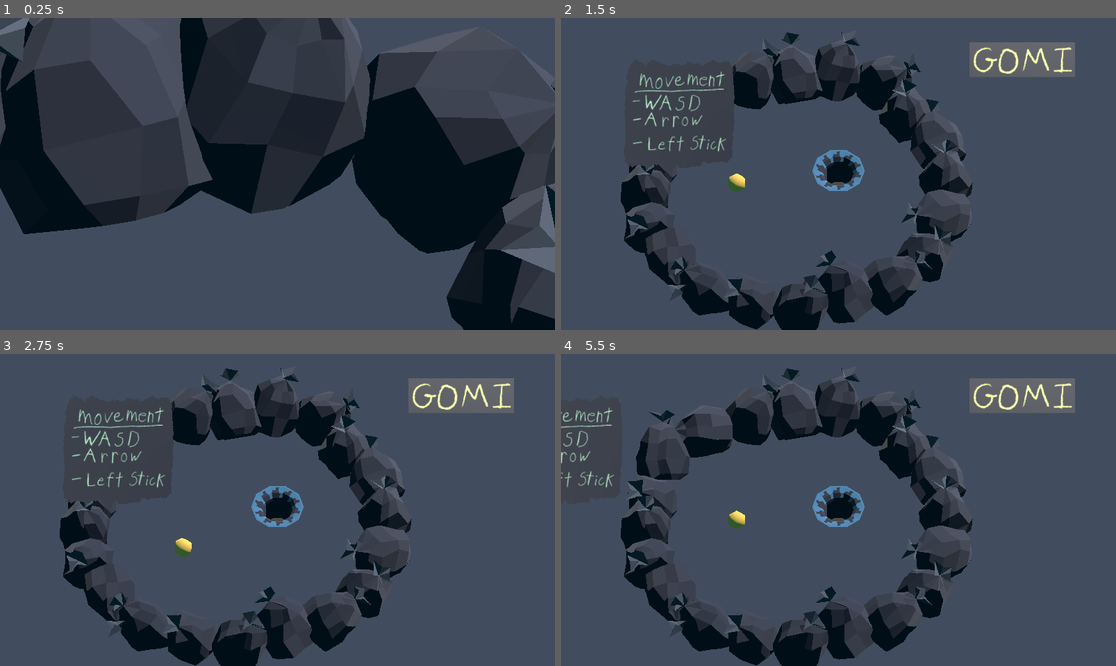
Above: before the commit, frames 1-4 (two rows, left to right).
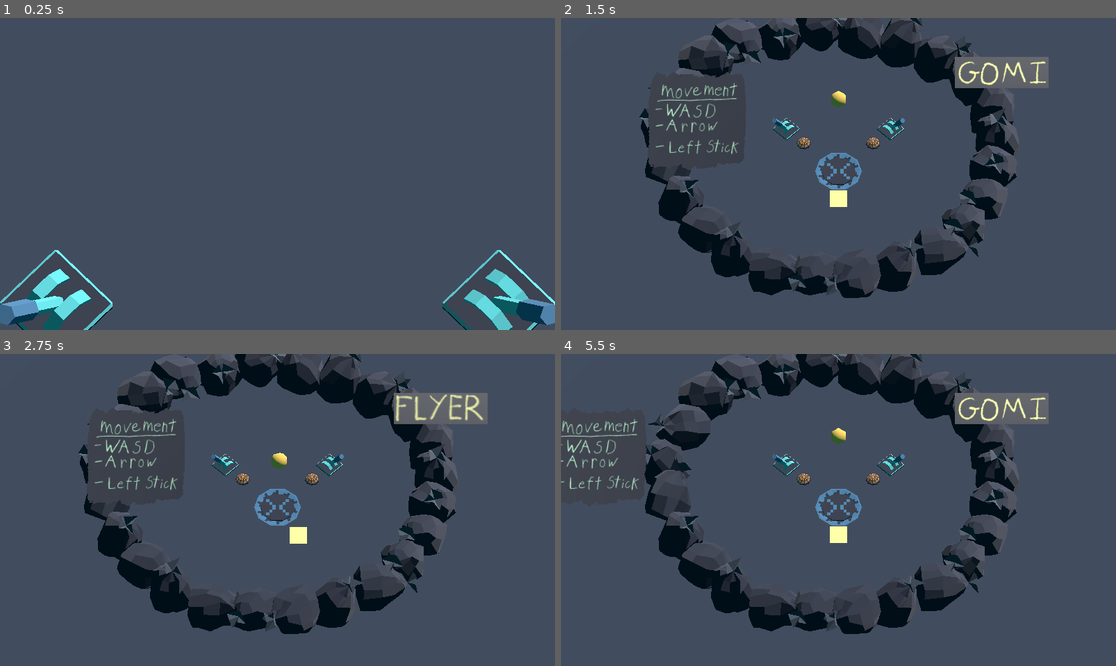
Above: after the commit, the same moments.

Repository: Wake1st/GomiMoni
Game: Godot game, scene res://testing/stages/test_level_container.tscn
Two runs of this game, one before a commit and one after it. Both use one fixed random seed, a clock stepped at 60 frames per second and the inputs below. This scene is started directly instead of the project's main scene.
Inputs (mouse positions are in pixels of both pictures, inside the frame that each line leads up to):
- Up to frame 1 (0.25 s): no input
- Up to frame 2 (1.5 s): tap Enter (ui_accept) at 0.5, 0.77, 0.8, 1.07, 1.35 s; move the mouse to (960, 158) at 0.52 s; hold Right (ui_right) 0.53-1.28 s; hold 2 0.53-1.28 s; click (960, 158) at 0.67 s; move the mouse to (727, 189) at 1.27 s; hold Down (ui_down) from 1.28 s (still down)
- Up to frame 3 (2.75 s): tap Enter (ui_accept) at 1.52, 1.82, 2 s; tap 2 at 1.55 s; move the mouse to (333, 441) at 2.02 s; release Down (ui_down) at 2.03 s; hold Right (ui_right) from 2.03 s (still down); hold Enter (ui_accept) from 2.03 s (still down); tap X (swap_character_next) at 2.1 s
- Up to frame 4 (5.5 s): move the mouse to (810, 572) at 2.77 s; release Right (ui_right) at 2.78 s; release Enter (ui_accept) at 2.78 s; hold Up (ui_up) 2.78-3.53 s; tap Z (swap_character_prev) at 2.85 s; click (810, 572) at 2.92 s; tap Enter (ui_accept) at 3.02, 3.32, 3.77, 3.8, 4.07, 4.25, 4.52, 4.82, 5, 5.3 s; tap 2 at 3.05, 4.55 s; move the mouse to (1005, 556) at 3.52 s; hold 2 3.53-4.28 s; hold Left (ui_left) 3.53-5.03 s; move the mouse to (672, 463) at 4.27 s; tap R at 4.35 s; move the mouse to (866, 510) at 5.02 s; hold Down (ui_down) from 5.03 s (still down); hold 1 from 5.03 s (still down); click (866, 510) at 5.17 s

The runs differ from the first frame. In frame 1, 50% of the frame differs, in the area x 0-100%, y 0-100%; in frame 2, 27%; in frame 3, 27%; in frame 4, 29%.

Commit message:
implemented light for visual cue

Diff:
--- a/levels/flyer/flyer_to_switch.tscn
+++ b/levels/flyer/flyer_to_switch.tscn
@@ -8,6 +8,7 @@
 [ext_resource type="PackedScene" uid="uid://bph4np0kwwltn" path="res://mechanics/spawner.tscn" id="6_kti2n"]
 [ext_resource type="PackedScene" uid="uid://bahvg5kmwr68v" path="res://systems/puzzle_system.tscn" id="7_pysvi"]
 [ext_resource type="PackedScene" uid="uid://dxhx1ok7qr7ke" path="res://mechanics/keys/switch.tscn" id="8_hf23h"]
+[ext_resource type="PackedScene" uid="uid://2bvpfjq28i71" path="res://mechanics/light.tscn" id="9_keemi"]
 [ext_resource type="PackedScene" uid="uid://tf6g4raesm3t" path="res://assets/models/trash-bag/trash-bag.glb" id="9_lhtbq"]
 
 [sub_resource type="ConcavePolygonShape3D" id="ConcavePolygonShape3D_hf23h"]
@@ -44,8 +45,12 @@
 lock = NodePath("../Goal/Cover")
 keys = [NodePath("Switch")]
 
-[node name="Switch" parent="PuzzleSystem" instance=ExtResource("8_hf23h")]
+[node name="Switch" parent="PuzzleSystem" node_paths=PackedStringArray("light") instance=ExtResource("8_hf23h")]
 transform = Transform3D(-4.37114e-08, 0, -1, 0, 1, 0, 1, 0, -4.37114e-08, 0, 0, -4)
+light = NodePath("Light")
+
+[node name="Light" parent="PuzzleSystem/Switch" instance=ExtResource("9_keemi")]
+transform = Transform3D(1, 0, 0, 0, 1, 0, 0, 0, 1, 1.26978, 0, -5.5504e-08)
 
 [node name="Walls" type="Node3D" parent="."]
 transform = Transform3D(1, 0, 0, 0, 1, 0, 0, 0, 1, -0.272558, 0, -0.0703551)
--- a/levels/flyer/which_switch.tscn
+++ b/levels/flyer/which_switch.tscn
@@ -8,6 +8,7 @@
 [ext_resource type="PackedScene" uid="uid://bph4np0kwwltn" path="res://mechanics/spawner.tscn" id="5_afhbg"]
 [ext_resource type="PackedScene" uid="uid://bahvg5kmwr68v" path="res://systems/puzzle_system.tscn" id="6_dc3y2"]
 [ext_resource type="PackedScene" uid="uid://dxhx1ok7qr7ke" path="res://mechanics/keys/switch.tscn" id="8_dmpbc"]
+[ext_resource type="PackedScene" uid="uid://2bvpfjq28i71" path="res://mechanics/light.tscn" id="9_afhbg"]
 [ext_resource type="PackedScene" uid="uid://tf6g4raesm3t" path="res://assets/models/trash-bag/trash-bag.glb" id="9_dmpbc"]
 
 [sub_resource type="ConcavePolygonShape3D" id="ConcavePolygonShape3D_1yd0v"]
@@ -45,11 +46,19 @@
 lock = NodePath("../Goal/Cover")
 keys = [NodePath("Switch1"), NodePath("Switch2")]
 
-[node name="Switch1" parent="PuzzleSystem" instance=ExtResource("8_dmpbc")]
+[node name="Switch1" parent="PuzzleSystem" node_paths=PackedStringArray("light") instance=ExtResource("8_dmpbc")]
 transform = Transform3D(0.707107, 0, -0.707107, 0, 1, 0, 0.707107, 0, 0.707107, -3, 0, -3)
+light = NodePath("Light")
 
-[node name="Switch2" parent="PuzzleSystem" instance=ExtResource("8_dmpbc")]
+[node name="Light" parent="PuzzleSystem/Switch1" instance=ExtResource("9_afhbg")]
+transform = Transform3D(1, 0, 0, 0, 1, 0, 0, 0, 1, 1.41421, 0, 0)
+
+[node name="Switch2" parent="PuzzleSystem" node_paths=PackedStringArray("light") instance=ExtResource("8_dmpbc")]
 transform = Transform3D(0.707107, 0, 0.707107, 0, 1, 0, -0.707107, 0, 0.707107, 3, 0, -3)
+light = NodePath("Light")
+
+[node name="Light" parent="PuzzleSystem/Switch2" instance=ExtResource("9_afhbg")]
+transform = Transform3D(1, 0, 0, 0, 1, 0, 0, 0, 1, -1.41421, 0, 0)
 
 [node name="Walls" type="Node3D" parent="."]
 transform = Transform3D(1, 0, 0, 0, 1, 0, 0, 0, 1, -2.09669, 0, 1.7083)
--- a/levels/heavy/heavy_to_basket.tscn
+++ b/levels/heavy/heavy_to_basket.tscn
@@ -9,6 +9,7 @@
 [ext_resource type="PackedScene" uid="uid://3bbbx17m4iuh" path="res://mechanics/keys/basket.tscn" id="7_vkxr1"]
 [ext_resource type="PackedScene" uid="uid://bahvg5kmwr68v" path="res://systems/puzzle_system.tscn" id="8_knpra"]
 [ext_resource type="PackedScene" uid="uid://tf6g4raesm3t" path="res://assets/models/trash-bag/trash-bag.glb" id="9_3wl6h"]
+[ext_resource type="PackedScene" uid="uid://2bvpfjq28i71" path="res://mechanics/light.tscn" id="9_k5q28"]
 
 [sub_resource type="BoxMesh" id="BoxMesh_knpra"]
 size = Vector3(3.74, 2, 3.74)
@@ -53,8 +54,12 @@
 lock = NodePath("../Goal/Cover")
 keys = [NodePath("Basket")]
 
-[node name="Basket" parent="PuzzleSystem" instance=ExtResource("7_vkxr1")]
+[node name="Basket" parent="PuzzleSystem" node_paths=PackedStringArray("light") instance=ExtResource("7_vkxr1")]
 transform = Transform3D(1, 0, 0, 0, 1, 0, 0, 0, 1, 7, 0, 0)
+light = NodePath("Light")
+
+[node name="Light" parent="PuzzleSystem/Basket" instance=ExtResource("9_k5q28")]
+transform = Transform3D(1, 0, 0, 0, 1, 0, 0, 0, 1, 0, 0, 3)
 
 [node name="Walls" type="Node3D" parent="."]
 transform = Transform3D(1, 0, 0, 0, 1, 0, 0, 0, 1, -2.09669, 0, 1.7083)
--- a/levels/heavy/two_baskets.tscn
+++ b/levels/heavy/two_baskets.tscn
@@ -8,6 +8,7 @@
 [ext_resource type="PackedScene" uid="uid://bph4np0kwwltn" path="res://mechanics/spawner.tscn" id="5_qgebk"]
 [ext_resource type="PackedScene" uid="uid://bahvg5kmwr68v" path="res://systems/puzzle_system.tscn" id="6_p4fp4"]
 [ext_resource type="PackedScene" uid="uid://3bbbx17m4iuh" path="res://mechanics/keys/basket.tscn" id="7_p1w47"]
+[ext_resource type="PackedScene" uid="uid://2bvpfjq28i71" path="res://mechanics/light.tscn" id="9_7niep"]
 [ext_resource type="PackedScene" uid="uid://tf6g4raesm3t" path="res://assets/models/trash-bag/trash-bag.glb" id="9_shqg2"]
 
 [sub_resource type="BoxMesh" id="BoxMesh_l851f"]
@@ -57,11 +58,19 @@
 lock = NodePath("../Goal/Cover")
 keys = [NodePath("Basket1"), NodePath("Basket2")]
 
-[node name="Basket1" parent="PuzzleSystem" instance=ExtResource("7_p1w47")]
+[node name="Basket1" parent="PuzzleSystem" node_paths=PackedStringArray("light") instance=ExtResource("7_p1w47")]
 transform = Transform3D(1, 0, 0, 0, 1, 0, 0, 0, 1, 6, 0, -5)
+light = NodePath("Light")
 
-[node name="Basket2" parent="PuzzleSystem" instance=ExtResource("7_p1w47")]
+[node name="Light" parent="PuzzleSystem/Basket1" instance=ExtResource("9_7niep")]
+transform = Transform3D(1, 0, 0, 0, 1, 0, 0, 0, 1, -5, 0, 3)
+
+[node name="Basket2" parent="PuzzleSystem" node_paths=PackedStringArray("light") instance=ExtResource("7_p1w47")]
 transform = Transform3D(1, 0, 0, 0, 1, 0, 0, 0, 1, -6, 0, -5)
+light = NodePath("Light")
+
+[node name="Light" parent="PuzzleSystem/Basket2" instance=ExtResource("9_7niep")]
+transform = Transform3D(1, 0, 0, 0, 1, 0, 0, 0, 1, 5, 0, 3)
 
 [node name="Walls" type="Node3D" parent="."]
 transform = Transform3D(1, 0, 0, 0, 1, 0, 0, 0, 1, -2.09669, 0, 1.7083)
--- a/mechanics/keys/basket.gd
+++ b/mechanics/keys/basket.gd
@@ -23,22 +23,27 @@
 	isTriggered = false
 	tween = null
 	basket.position.y = BASKET_HEIGHT
+	light.flip(false)
 
 
 func toggleOn() -> void:
 	# this key is solved
 	isTriggered = true
 
+	# notify user with sound
+	basketSFX.play()
+
 	# show the mechanism changing
 	tween = create_tween()
 	tween.tween_property(basket, "position:y", -DROP_DISTANCE, drop_duration)
 	tween.tween_callback(handle_drop_callback)
 
-	# notify user with sound
-	basketSFX.play()
-
 
 func handle_drop_callback() -> void:
+	# display visual cue for the light
+	light.flip(true)
+
+	# notify listeners
 	emit_signal("triggered")
 
 
--- a/mechanics/keys/key.gd
+++ b/mechanics/keys/key.gd
@@ -3,6 +3,8 @@
 
 
 signal triggered
+
+@export var light: Light
 
 
 func reset() -> void:
--- a/mechanics/keys/switch.gd
+++ b/mechanics/keys/switch.gd
@@ -18,6 +18,7 @@
 	if isThrown:
 		animation_player.stop()
 		isThrown = false
+		light.flip(false)
 
 
 func throw() -> void:
@@ -37,11 +38,16 @@
 	switchSFX.play()
 
 
-func _on_animation_player_animation_finished(anim_name):
-	if anim_name == "flip-switch":
-		isThrown = !isThrown
-		isSwitching = false
-		emit_signal("triggered")
+func _on_animation_player_animation_finished(_anim_name):
+	# update settings
+	isThrown = !isThrown
+	isSwitching = false
+
+	# toggle light
+	light.flip(isThrown)
+
+	# notify listeners
+	emit_signal("triggered")
 
 
 ## Used to connect the flyer to this switch
--- a/mechanics/light.gd
+++ b/mechanics/light.gd
@@ -2,6 +2,7 @@
 extends Node3D
 
 
+const HEAVY = preload("res://assets/materials/heavy.tres")
 const OFF_COLOR: Color = Color("#895c35")
 const ON_COLOR: Color = Color("#b78f43")
 
@@ -12,7 +13,20 @@
 
 
 func _ready():
-	material = bulb.get_surface_override_material(0)
+	material = HEAVY.duplicate()
+	bulb.set_surface_override_material(0, material)
+
+
+func flip(on: bool) -> void:
+	if on:
+		material.albedo_color = ON_COLOR
+		material.emission_enabled = true
+	else:
+		material.albedo_color = OFF_COLOR
+		material.emission_enabled = false
+
+	bulb.set_surface_override_material(0, material)
+	isOn = on
 
 
 func toggle() -> void:
--- a/testing/mechanics/test_basket.tscn
+++ b/testing/mechanics/test_basket.tscn
@@ -1,8 +1,9 @@
-[gd_scene load_steps=5 format=3 uid="uid://whl5x37uv6b7"]
+[gd_scene load_steps=6 format=3 uid="uid://whl5x37uv6b7"]
 
 [ext_resource type="PackedScene" uid="uid://3bbbx17m4iuh" path="res://mechanics/keys/basket.tscn" id="1_5i643"]
 [ext_resource type="Script" uid="uid://3uvqw36xgt2t" path="res://testing/mechanics/test_basket.gd" id="1_l43p0"]
 [ext_resource type="PackedScene" uid="uid://bph4np0kwwltn" path="res://mechanics/spawner.tscn" id="2_l43p0"]
+[ext_resource type="PackedScene" uid="uid://2bvpfjq28i71" path="res://mechanics/light.tscn" id="3_a65b1"]
 
 [sub_resource type="Environment" id="Environment_l43p0"]
 ambient_light_source = 2
@@ -12,7 +13,11 @@
 [node name="TestBasket" type="Node3D"]
 script = ExtResource("1_l43p0")
 
-[node name="Basket" parent="." instance=ExtResource("1_5i643")]
+[node name="Basket" parent="." node_paths=PackedStringArray("light") instance=ExtResource("1_5i643")]
+light = NodePath("Light")
+
+[node name="Light" parent="Basket" instance=ExtResource("3_a65b1")]
+transform = Transform3D(1, 0, 0, 0, 1, 0, 0, 0, 1, 0, 0, 3)
 
 [node name="Spawner" parent="." instance=ExtResource("2_l43p0")]
 transform = Transform3D(1, 0, 0, 0, 1, 0, 0, 0, 1, -1.23798, 0, -1.31044)
--- a/testing/mechanics/test_switch.gd
+++ b/testing/mechanics/test_switch.gd
@@ -3,7 +3,7 @@
 
 @export var flyer_strength: float = 10
 
-@onready var switch = $Switch
+@onready var switch: Switch = $Switch
 @onready var on_spawner = $OnSpawner
 @onready var off_spawner = $OffSpawner
 
--- a/testing/mechanics/test_switch.tscn
+++ b/testing/mechanics/test_switch.tscn
@@ -1,8 +1,9 @@
-[gd_scene load_steps=5 format=3 uid="uid://2gssydqo1e3"]
+[gd_scene load_steps=6 format=3 uid="uid://2gssydqo1e3"]
 
 [ext_resource type="Script" uid="uid://bo2bvjalg140d" path="res://testing/mechanics/test_switch.gd" id="1_3nvtv"]
 [ext_resource type="PackedScene" uid="uid://dxhx1ok7qr7ke" path="res://mechanics/keys/switch.tscn" id="1_3xme3"]
 [ext_resource type="PackedScene" uid="uid://bph4np0kwwltn" path="res://mechanics/spawner.tscn" id="2_3nvtv"]
+[ext_resource type="PackedScene" uid="uid://2bvpfjq28i71" path="res://mechanics/light.tscn" id="3_6dm4v"]
 
 [sub_resource type="Environment" id="Environment_6dm4v"]
 ambient_light_source = 2
@@ -12,8 +13,12 @@
 [node name="TestSwitch" type="Node3D"]
 script = ExtResource("1_3nvtv")
 
-[node name="Switch" parent="." instance=ExtResource("1_3xme3")]
+[node name="Switch" parent="." node_paths=PackedStringArray("light") instance=ExtResource("1_3xme3")]
 transform = Transform3D(-4.37114e-08, 0, -1, 0, 1, 0, 1, 0, -4.37114e-08, 0, 0, 0)
+light = NodePath("Light")
+
+[node name="Light" parent="Switch" instance=ExtResource("3_6dm4v")]
+transform = Transform3D(1, 0, 0, 0, 1, 0, 0, 0, 1, 2, 0, -8.74228e-08)
 
 [node name="OnSpawner" parent="." instance=ExtResource("2_3nvtv")]
 transform = Transform3D(1, 0, 0, 0, 1, 0, 0, 0, 1, -2, 0, 0)
--- a/testing/stages/test_level_container.tscn
+++ b/testing/stages/test_level_container.tscn
@@ -10,6 +10,7 @@
 
 [node name="TestLevelContainer" type="Node3D"]
 script = ExtResource("1_vuvwv")
+testingLevel = 5
 
 [node name="LevelContainer" parent="." instance=ExtResource("2_wkitb")]
 
Not shown: 1 places in levels/flyer/flyer_to_switch.tscn that only renumber resources
Not shown: 1 places in levels/flyer/which_switch.tscn that only renumber resources
Not shown: 1 places in levels/heavy/heavy_to_basket.tscn that only renumber resources
Not shown: 1 places in levels/heavy/two_baskets.tscn that only renumber resources
Not shown, changed: README.md
